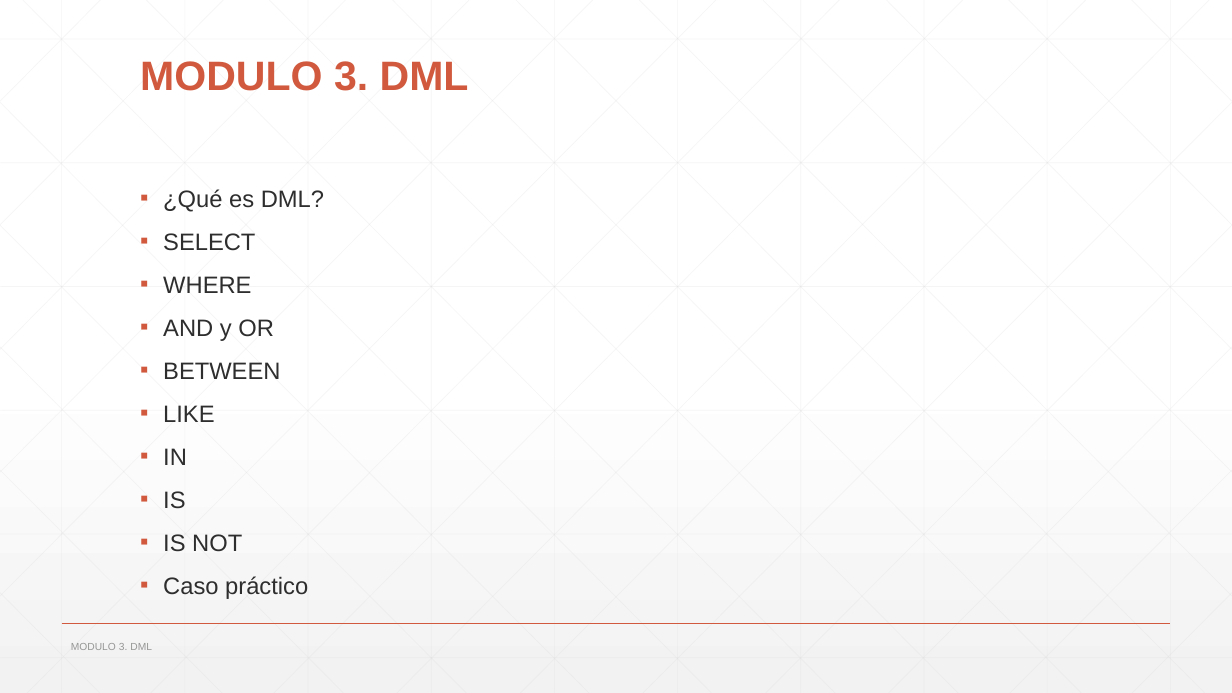
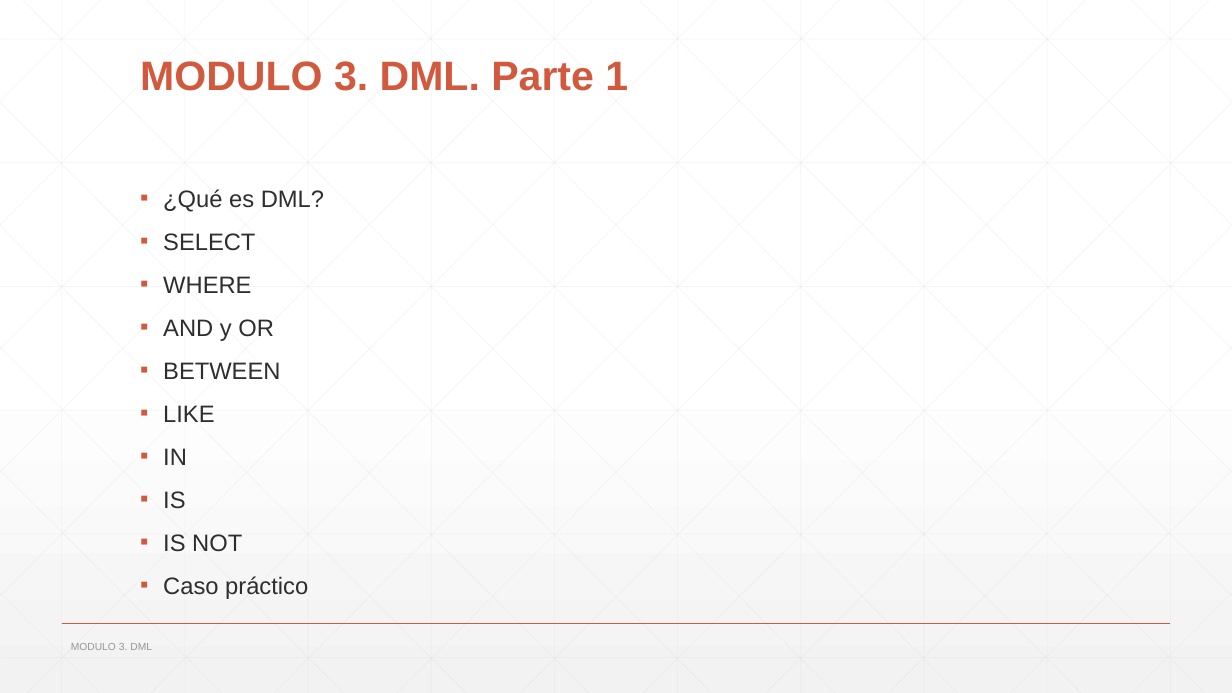
Before and after one commit to nacholn/sql_basico, a slide deck: slide 36 of Presentacion/Curso Sql Basico.pptx. Drawn at 1232x693 pixels with LibreOffice and Linux fonts; fonts in the diff are those of the drawing. Boxes give left, top, right and bottom in pixels: in the first picture for what was removed or moved away, otherwise in the second. Text is boxed around its words. In the diff, an @@ line names an element or a change of style, - is before the commit and + after.

```diff
--- a/Presentacion/Curso Sql Basico.pptx
+++ b/Presentacion/Curso Sql Basico.pptx
@@ title at (x1=140, y1=61, x2=628, y2=91): text changed @@
-MODULO 3. DML
+MODULO 3. DML. Parte 1
```
Also in this commit, not shown: 1 other slide changed, 24 slides added, 3 other files.
